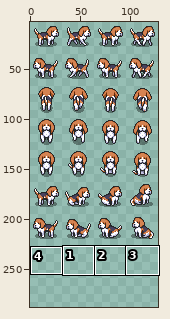
Two states of a pixel-art file, aseprite/dogs/beagle-dog.aseprite. Above, an overview of the earlier version with the close-up marked.
Close-up. Old version:
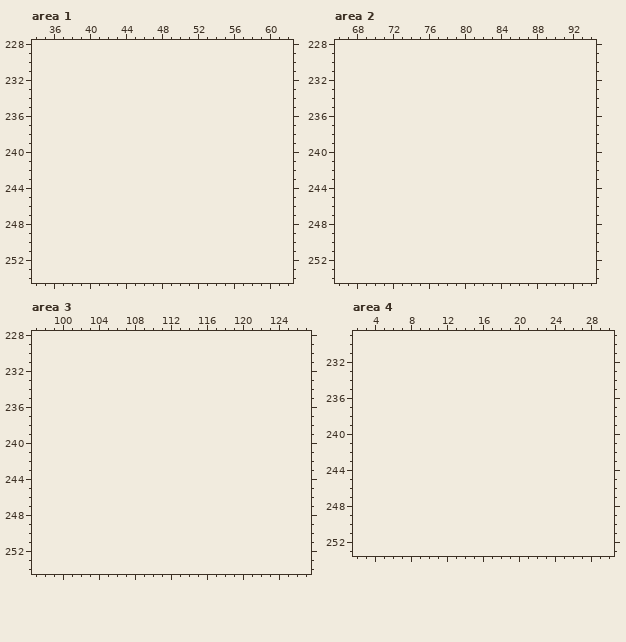
128x224 pixels, 1 frame. Shown: area 1: x 34..62, y 228..254; area 2: x 66..94, y 228..254; area 3: x 97..127, y 228..254; area 4: x 2..30, y 229..253. The old version is drawn lined up with the new one, on the new canvas. The wide view leaves out empty margins. The commit also changed other parts of the picture, which this record leaves out.
Visible layers, top first: "Layer 1", "Layer 2".
Palette (. is transparent): 
Once edited:
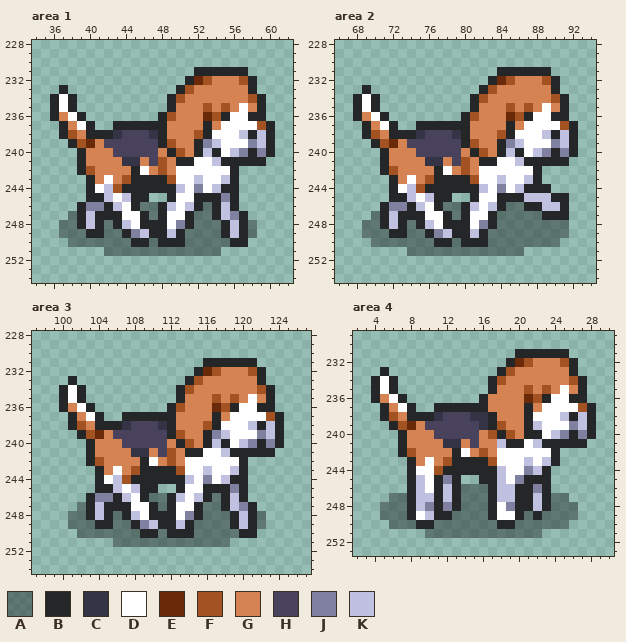
Colours new in this view: A #0000005d  B #252628  C #353447  D #ffffff  E #6a2908  F #a35221  G #d58352  H #48425d  J #8080a0  K #c0c0e0
Difference:
canvas 128x224 -> 128x288
Area 1:
y 231: x 52..57 ...... -> BBBBBB
y 232: x 51..58 ........ -> BEFGGGFB
y 233: x 37 . -> B; x 50..58 ......... -> BFGGGGGGB
y 234: x 36..38 ... -> BDB; x 49..59 ........... -> BFGGGGGGGFB
y 235: x 36..38 ... -> BDB; x 49..59 ........... -> BGGGFGFGDGB
y 236: x 36..39 .... -> BGDB; x 48..59 ............ -> BFGGGEFBDDBB
y 237: x 37..40 .... -> BGDB; x 43..60 .................. -> BBBBBBGGGGBGDDDDFB
y 238: x 37..60 ........................ -> BFGBBBCHHHCBGGGFBDDDKBKB
y 239: x 38..60 ....................... -> BFEGHHHHHHBFGGBJKDDDJKB
y 240: x 39..60 ...................... -> BGGGHHHHHGBFGBKBDKJBJB
y 241: x 39..59 ..................... -> BGGGGCCGHFGBBDDKBBBBB
y 242: x 39..56 .................. -> BFGGGGBDGFGDDDDDDB
y 243: x 40..56 ................. -> BGDGFBBBBFDDKDDKB
y 244: x 40..56 ................. -> BDKFBBBBBBKDJDKBB
y 245: x 40..46 ....... -> BBKDKBB; x 49..56 ........ -> BDDBBBJB
y 246: x 39..56 .................. -> BJJBKDBAABKDKBABKB
y 247: x 38..57 .................... -> ABKBBBDDBABDDBAABKJB
y 248: x 37..58 ...................... -> AABKBABKDBBBDJBAAABKBA
y 249: x 37..58 ...................... -> AAABBAABJKBBKBAAAABKBA
y 250: x 38..57 .................... -> AAAAAAABBABBBAAAAABB
y 251: x 42..54 ............. -> AAAAAAAAAAAAA
Area 2:
y 231: x 84..89 ...... -> BBBBBB
y 232: x 83..90 ........ -> BEFGGGFB
y 233: x 69 . -> B; x 82..90 ......... -> BFGGGGGGB
y 234: x 68..70 ... -> BDB; x 81..91 ........... -> BFGGGGGGGFB
y 235: x 68..70 ... -> BDB; x 81..91 ........... -> BGGGFGFGDGB
y 236: x 68..71 .... -> BGDB; x 80..91 ............ -> BFGGGEFBDDBB
y 237: x 69..72 .... -> BGDB; x 75..92 .................. -> BBBBBBGGGGBGDDDDFB
y 238: x 69..92 ........................ -> BFGBBBCHHHCBGGGFBDDDKBKB
y 239: x 70..92 ....................... -> BFEGHHHHHHBFGGBJKDDDJKB
y 240: x 71..92 ...................... -> BGGGHHHHHGBFGBKBDKJBJB
y 241: x 71..91 ..................... -> BGGGGCCGHFGBBDDKBBBBB
y 242: x 71..88 .................. -> BFGGGGBDGFGDDDDDDB
y 243: x 72..88 ................. -> BGDGFBBBBFDDKDDKB
y 244: x 72..89 .................. -> BDKFBBBBBBKDJDKBBB
y 245: x 72..78 ....... -> BBKDKBB; x 81..91 ........... -> BDDBBBKKKBB
y 246: x 71..91 ..................... -> BJJBKDBAABKDKBAABBKKB
y 247: x 70..91 ...................... -> ABKBBBDDBABDDBAAAAABBB
y 248: x 69..91 ....................... -> AABKBABKDBBBDJBAAAAAAAA
y 249: x 69..91 ....................... -> AAABBAABJKBBKBAAAAAAAAA
y 250: x 70..90 ..................... -> AAAAAAABBABBBAAAAAAAA
y 251: x 74..86 ............. -> AAAAAAAAAAAAA
Area 3:
y 231: x 116..121 ...... -> BBBBBB
y 232: x 115..122 ........ -> BEFGGGFB
y 233: x 101 . -> B; x 114..122 ......... -> BFGGGGGGB
y 234: x 100..102 ... -> BDB; x 113..123 ........... -> BFGGGGGGGFB
y 235: x 100..102 ... -> BDB; x 113..123 ........... -> BGGGFGFGDGB
y 236: x 100..103 .... -> BGDB; x 112..123 ............ -> BFGGGEFBDDBB
y 237: x 101..104 .... -> BGDB; x 107..124 .................. -> BBBBBBGGGGBGDDDDFB
y 238: x 101..124 ........................ -> BFGBBBCHHHCBGGGFBDDDKBKB
y 239: x 102..124 ....................... -> BFEGHHHHHHBFGGBJKDDDJKB
y 240: x 103..124 ...................... -> BGGGHHHHHGBFGBKBDKJBJB
y 241: x 103..123 ..................... -> BGGGGCCGHFGBBDDKBBBBB
y 242: x 103..120 .................. -> BFGGGGBDGFGDDDDDDB
y 243: x 104..120 ................. -> BGDGFBBBBFDDKDDKB
y 244: x 104..120 ................. -> BDKFBBBBBBKDJDKBB
y 245: x 104..110 ....... -> BBKDKBB; x 113..120 ........ -> BDDBBBJB
y 246: x 103..120 .................. -> BJJBKDBAABKDKBABKB
y 247: x 102..121 .................... -> ABKBBBDDBABDDBAABKJB
y 248: x 101..122 ...................... -> AABKBABKDBBBDJBAAABKBA
y 249: x 101..122 ...................... -> AAABBAABJKBBKBAAAABKBA
y 250: x 102..121 .................... -> AAAAAAABBABBBAAAAABB
y 251: x 106..118 ............. -> AAAAAAAAAAAAA
Area 4:
y 231: x 20..25 ...... -> BBBBBB
y 232: x 19..26 ........ -> BEFGGGFB
y 233: x 5 . -> B; x 18..26 ......... -> BFGGGGGGB
y 234: x 4..6 ... -> BDB; x 17..27 ........... -> BFGGGGGGGFB
y 235: x 4..6 ... -> BDB; x 17..27 ........... -> BGGGFGFGDGB
y 236: x 4..7 .... -> BGDB; x 16..27 ............ -> BGGGGEFBDDBB
y 237: x 5..8 .... -> BGDB; x 11..28 .................. -> BBBBBBGGGGBGDDDDFB
y 238: x 5..28 ........................ -> BFGBBBCHHHCCBGGGBDDDKBKB
y 239: x 6..28 ....................... -> BFEGHHHHHHCBFGGBKDDDJKB
y 240: x 7..28 ...................... -> BGGGHHHHHGFBFGBBDKJBJB
y 241: x 7..27 ..................... -> BGGGGCCGHGGKBBDKBBBBB
y 242: x 7..24 .................. -> BFGGGGBDGFGDDDDDDB
y 243: x 8..24 ................. -> BGDGFBBBBFDDDKDKB
y 244: x 8..23 ................ -> BDDFBBBBBBKDDJKB
y 245: x 8..13 ...... -> BKDBJB; x 16..23 ........ -> BBKDJBBB
y 246: x 8..23 ................ -> BKDBKBAAABKKBBJB
y 247: x 6..25 .................... -> AABKKBKBAAABKKBBKBAA
y 248: x 5..26 ...................... -> AAABKJBJBAAABDJBBKBAAA
y 249: x 5..26 ...................... -> AAABDKBBAAAABDDBABAAAA
y 250: x 6..25 .................... -> AAABBAAAAAAABBAAAAAA
y 251: x 10..22 ............. -> AAAAAAAAAAAAA
